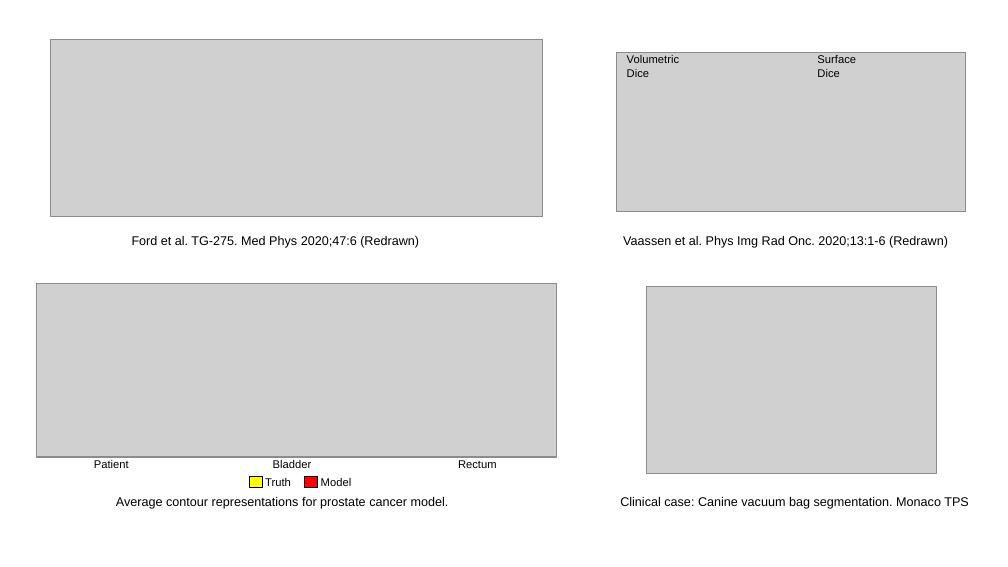
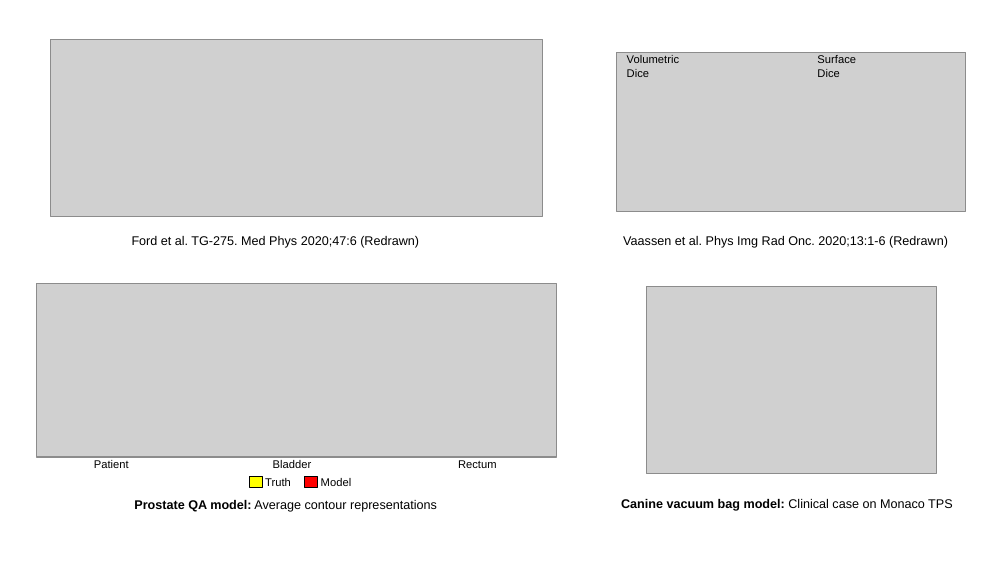
Before and after one commit to matthewdeancooper/three_minute_presentation, a slide deck: slide 2 of main.odp. Drawn at 1008x567 pixels with LibreOffice and Linux fonts; fonts in the diff are those of the drawing; grey boxes stand for pictures. Boxes give left, top, right and bottom in pixels: in the first picture for what was removed or moved away, otherwise in the second. Text is boxed around its words. In the diff, an @@ line names an element or a change of style, - is before the commit and + after.

```diff
--- a/main.odp
+++ b/main.odp
@@ text at [134,500,437,512]: text changed @@
-Average contour representations for prostate cancer model.
+Prostate QA model: Average contour representations
@@ text at [621,499,952,511]: text changed @@
-Clinical case: Canine vacuum bag segmentation. Monaco TPS
+Canine vacuum bag model: Clinical case on Monaco TPS
```
Also in this commit, not shown: 1 other file.
